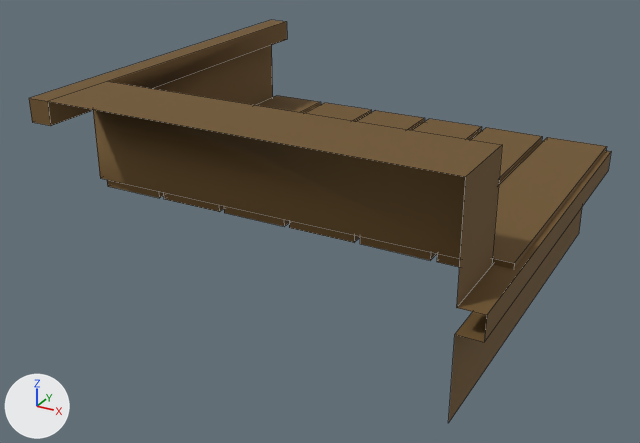
An edit to the FBX model Assets/3DAssets/HouseModKit/StairsEdge.fbx, drawn before and after from the same camera.
One viewpoint serves both versions: a camera (50 mm lens) standing at (2.457, -2.338, 0.529) and looking at (1.487, -0.574, -0.353). Arrows for +X, +Y and +Z are at lower left; the lights stay in place. Mesh edges are drawn as thin lines.

Objects in the first picture: 'StairsSmallEdge.002'.
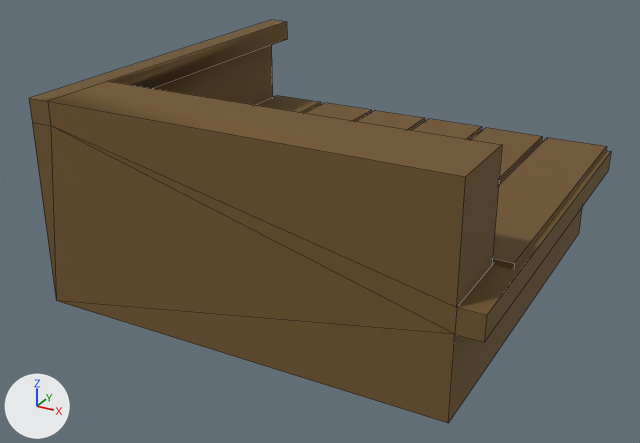
Where the change shows, as pixel boxes (x1, y1, x2, y2) in the pictures (640 x 443 px):
'StairsSmallEdge.002', reshaped
    before: (29, 20, 611, 422)
    after: (29, 20, 611, 423)
part 1 of me_plane_020, added (brown)
    after: (32, 102, 487, 423)

What the commit changed:
me_plane_020 has 74 vertices, 40 faces and spans x 0.0..1.056, y 0.0..1.001, z -0.5..0.0.
me_plane_020 is used by ob_stairssmalledge_002; location (1.0, -1.0, 0.0).
Verts and faces of me_plane_020; kept vertices keep their numbers, new ones are numbered from 74.
Before the commit, vertices of me_plane_020: 64 (1.0, 0.0, -0.5) at pixel (448, 423), 65 (1.056, 0.0, -0.25) at pixel (486, 315), 66 (1.0, 0.0, -0.25) at pixel (456, 307), 67 (0.056, 0.0, 0.0) at pixel (47, 101), 68 (1.0, 0.0, -0.305) at pixel (454, 334).
Before the commit, vertices of me_plane_020: 69 (1.056, 0.0, -0.305) at pixel (484, 342), 70 (1.0, 0.0, 0.0) at pixel (465, 176), 71 (0.0, 0.0, -0.055) at pixel (32, 122), 72 (0.056, 0.0, -0.055) at pixel (50, 125).
Part 1, on me_plane_020:
New vertex 74 is at (0.0, 0.0, -0.5), pixel (56, 300).
New faces: (71, 74, 72), (64, 68, 74), (68, 72, 74), (65, 66, 68, 69), (66, 72, 68), (66, 70, 67, 72).
